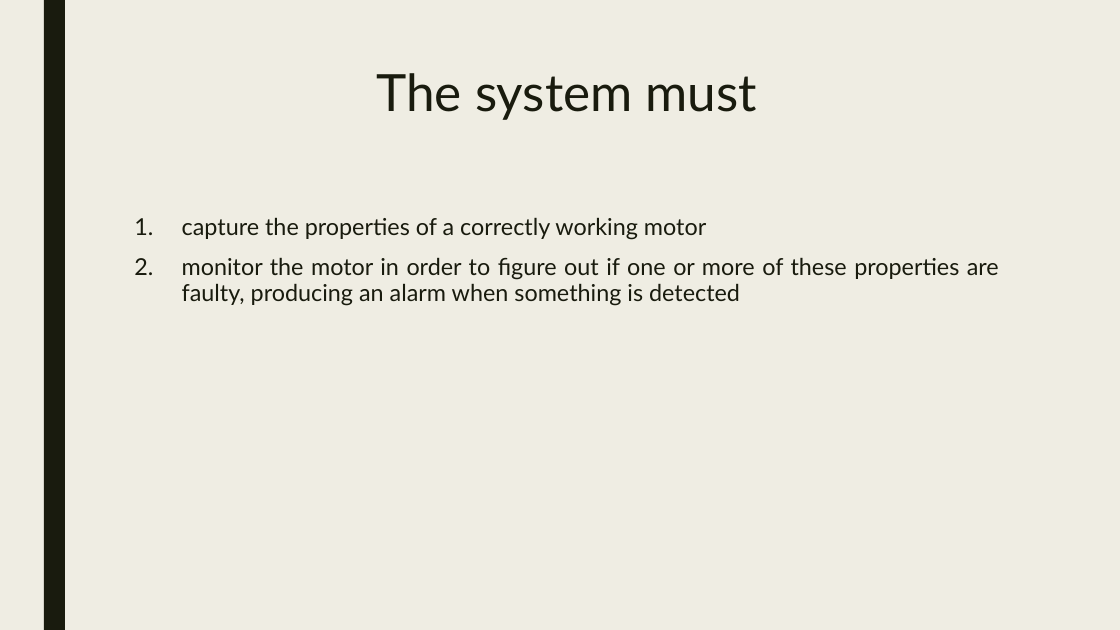
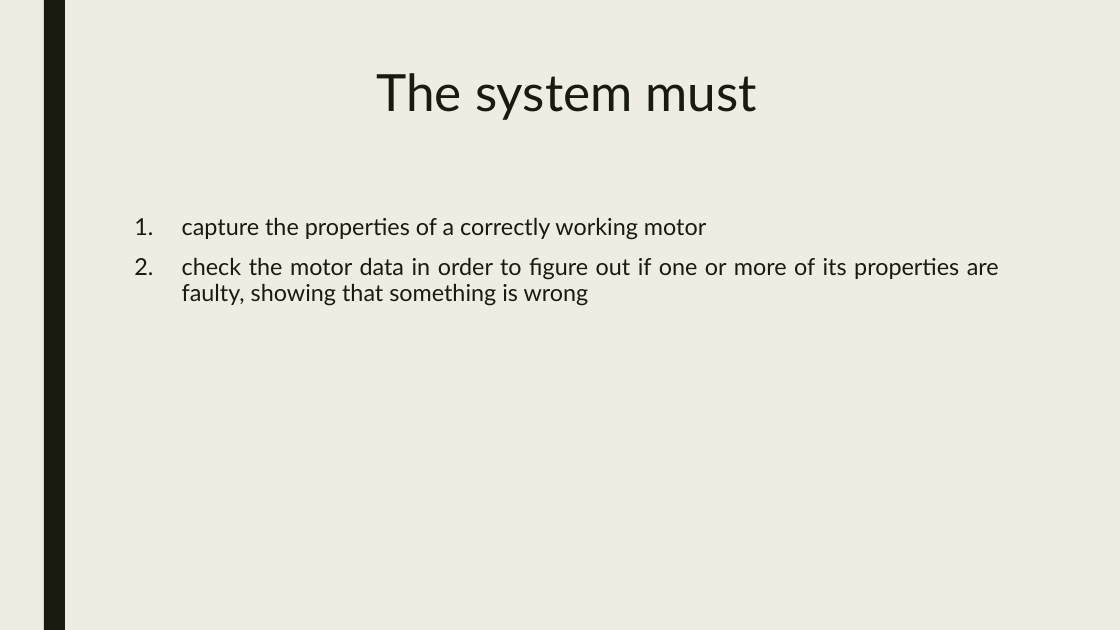
Before and after one commit to urzino/FanMonitoringBlueCoin, a slide deck: slide 4 of Pervasive_presentation_Milestone1_group8.pptx. Drawn at 1120x630 pixels with LibreOffice and Linux fonts; fonts in the diff are those of the drawing. Boxes give left, top, right and bottom in pixels: in the first picture for what was removed or moved away, otherwise in the second. Text is boxed around its words. In the diff, an @@ line names an element or a change of style, - is before the commit and + after.

```diff
--- a/Pervasive_presentation_Milestone1_group8.pptx
+++ b/Pervasive_presentation_Milestone1_group8.pptx
@@ text at [182,257,999,306]: text changed @@
-2. monitor the motor in order to figure out if one or more of these properties are faulty, producing an alarm when something is detected
+2. check the motor data in order to figure out if one or more of its properties are faulty, showing that something is wrong
```
Also in this commit, not shown: 7 other slides changed, 8 slides added, 1 slide removed, 1 other file.
